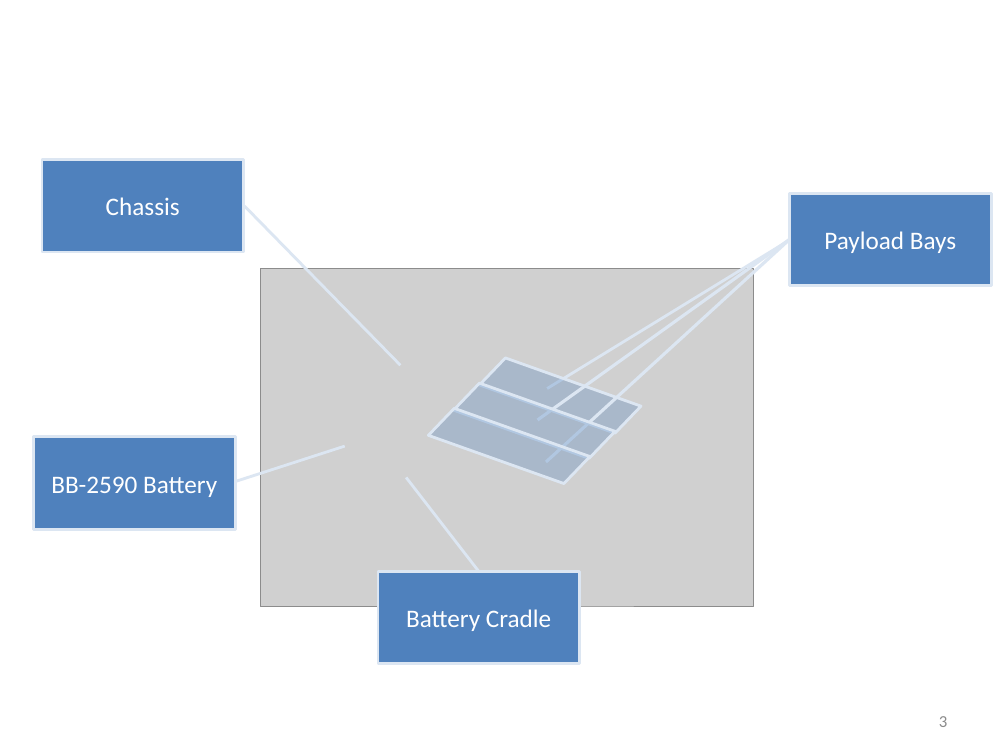
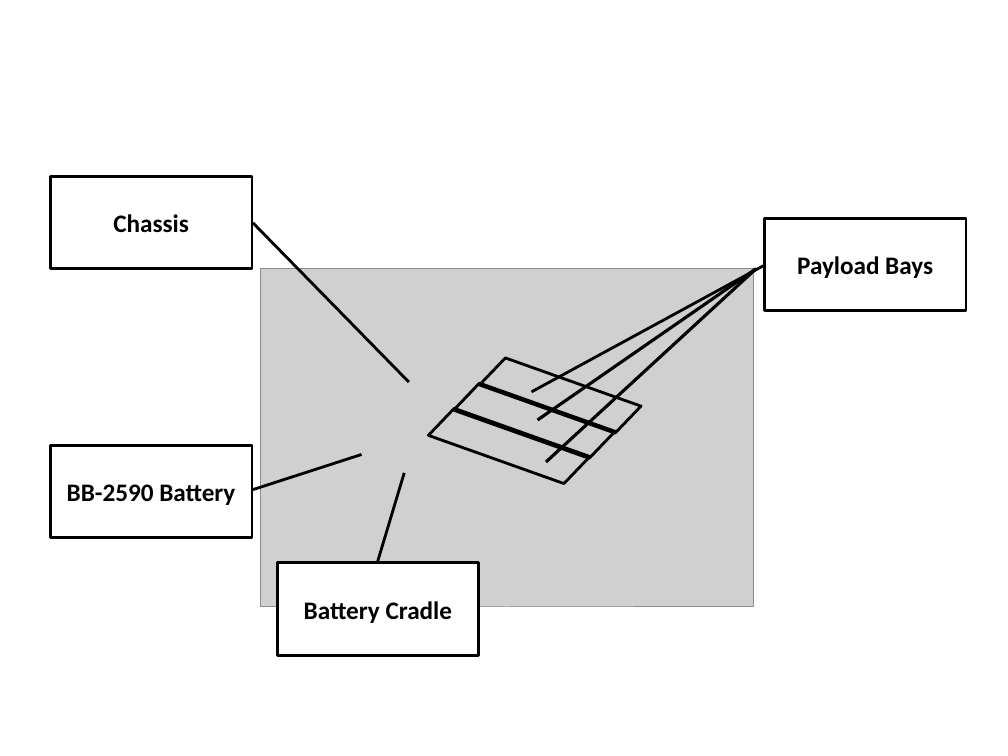
Before and after one commit to christopherKorpela/tepra2015, a slide deck: slide 1 of pictures/PackBot Chassis Anatomy.pptx. Drawn at 1008x756 pixels with LibreOffice and Linux fonts; fonts in the diff are those of the drawing; grey boxes stand for pictures. Boxes give left, top, right and bottom in pixels: in the first picture for what was removed or moved away, otherwise in the second. Text is boxed around its words. In the diff, an @@ line names an element or a change of style, - is before the commit and + after.

```diff
--- a/pictures/PackBot Chassis Anatomy.pptx
+++ b/pictures/PackBot Chassis Anatomy.pptx
@@ border callout "Chassis" at <box>50,176,252,269</box>: text colour #FFFFFF to #000000, bold on; fill #4F81BD to none; outline #DCE6F2 2 pt to #000000 2 pt @@
@@ border callout "Chassis": place and size @@
-border callout "Chassis" at <box>42,159,244,252</box>
+border callout "Chassis" at <box>50,176,252,269</box>
@@ border callout "Payload Bays": place and size @@
-border callout "Payload Bays" at <box>789,194,991,286</box>
+border callout "Payload Bays" at <box>764,219,966,311</box>
@@ border callout "Payload Bays" at <box>764,219,966,311</box>: text colour #FFFFFF to #000000, bold on; fill #4F81BD to none; outline #DCE6F2 2 pt to #000000 2 pt; proportions changed @@
@@ line moved from (789, 240) - (537, 420) to (756, 269) - (537, 420) @@
@@ line (756, 269) - (537, 420): stroke #DCE6F2 2.25 pt to #000000 2.25 pt @@
@@ line moved from (789, 240) - (546, 462) to (756, 269) - (546, 462) @@
@@ line (756, 269) - (546, 462): stroke #DCE6F2 2.25 pt to #000000 2.25 pt @@
@@ fill #4F81BD at 30% opacity to none; outline #DCE6F2 2 pt to #000000 2 pt in 3 elements at <box>480,352,641,438</box>, <box>453,377,615,463</box>, <box>428,403,590,488</box> @@
@@ border callout "BB-2590 Battery": place and size @@
-border callout "BB-2590 Battery" at <box>33,436,235,529</box>
+border callout "BB-2590 Battery" at <box>50,446,252,538</box>
@@ border callout "BB-2590 Battery" at <box>50,446,252,538</box>: text colour #FFFFFF to #000000, bold on; fill #4F81BD to none; outline #DCE6F2 2 pt to #000000 2 pt @@
@@ border callout "Battery Cradle": place and size @@
-border callout "Battery Cradle" at <box>378,572,580,664</box>
+border callout "Battery Cradle" at <box>277,562,479,655</box>
@@ border callout "Battery Cradle" at <box>277,562,479,655</box>: text colour #FFFFFF to #000000, bold on; fill #4F81BD to #FFFFFF; outline #DCE6F2 2 pt to #000000 2 pt; proportions changed @@
@@ text removed at <box>939,716,947,727</box> @@
-3
```
Also in this commit, not shown: 1 other slide changed, 15 other files.
